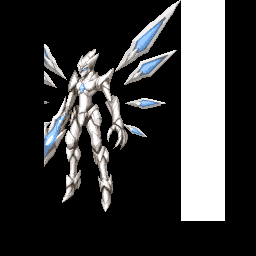
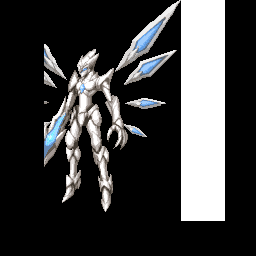
Layers edited between the first and the second (256, 256) image:
painted on "Arm_R" over [74, 113, 109, 176]